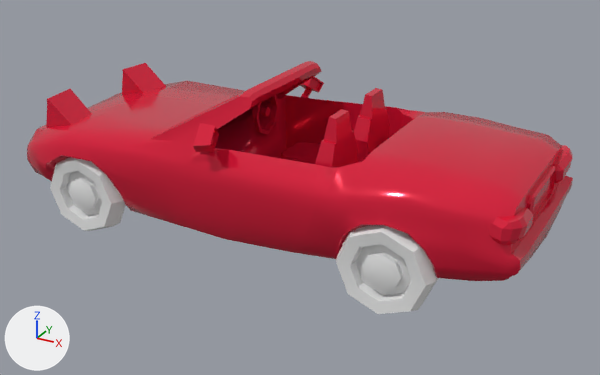
One commit to the FBX model Assets/Art/Models/Cars/Mazda Miata MX5 1995.fbx: the scene before it, then after it.
One viewpoint serves both versions: a 50 mm lens placed at (2.88, -5.03, 2.87), pointed at (0.13, -0.02, 0.37). The lights are fixed; the arrows at lower left show +X, +Y and +Z. The first picture is the older version. Where no turn or scale is listed for an object, it has been applied to the vertices. Vertices at exactly the same position are counted once.

Names of what the first picture shows: 'Body', 'Lights_Front', 'Wheel_BackLeft', 'Wheel_FrontLeft'.
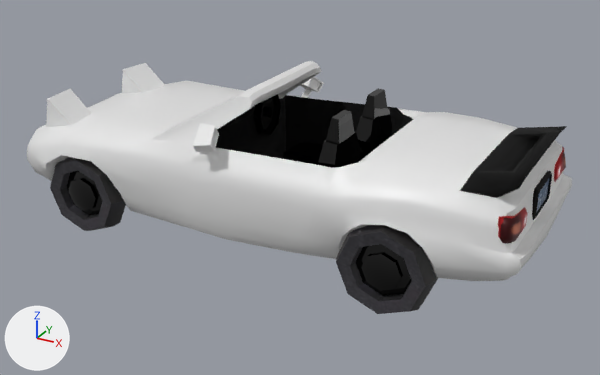
Pixel boxes [x1, y1, x2, y2] of what changed, in the pictures (600 x 375 px; the box of a moved part takes in the faces that stretch with it):
'Body', reshaped
    before: [27, 61, 573, 281]
    after: [27, 61, 572, 281]
part 1 of me_cylinder_011, recoloured (white to black)
    both: [50, 157, 126, 231]
part 2 of me_cylinder_011, recoloured (white to black)
    both: [67, 171, 102, 215]
part 3 of me_cube_053, recoloured (red to white)
    both: [46, 89, 92, 127]
part 4 of me_cube_053, recoloured (red to white)
    both: [122, 63, 165, 94]
part 5 of me_cube_055, moved or reshaped
    before: [528, 165, 556, 223]
    after: [532, 171, 552, 220]
part 6 of me_cube_055, moved or reshaped
    before: [315, 109, 358, 168]
    after: [318, 110, 360, 168]
part 7 of me_cube_055, moved or reshaped
    before: [281, 88, 390, 164]
    after: [283, 88, 392, 165]
part 8 of me_cube_055, moved or reshaped
    before: [261, 106, 270, 117]
    after: [263, 107, 272, 117]
part 9 of me_cube_055, moved or reshaped
    before: [252, 95, 279, 135]
    after: [253, 94, 281, 135]
part 10 of me_cube_055, moved or reshaped
    before: [406, 145, 573, 281]
    after: [406, 126, 572, 281]
part 11 of me_cube_055, recoloured (red to white)
    both: [27, 61, 572, 281]
part 12 of me_cube_055, recoloured (red to black)
    both: [216, 95, 413, 158]
part 13 of me_cylinder_014, recoloured (white to black)
    both: [336, 225, 438, 314]
part 14 of me_cylinder_014, recoloured (white to black)
    both: [356, 244, 412, 296]

The change, as a diff of the scene's bpy script:
```diff
--- a/Assets/Art/Models/Cars/Mazda Miata MX5 1995.fbx.py
+++ b/Assets/Art/Models/Cars/Mazda Miata MX5 1995.fbx.py
@@ mat_spoiler @@
+mat_spoiler = principled_material('Spoiler')
+mat_spoiler.base_color = (0.0, 0.0, 0.0)  # black #000000
+mat_spoiler.metallic = 0.282
+mat_spoiler.roughness = 1.0
@@ mat_redcar @@
+mat_redcar = principled_material('RedCar')
+mat_redcar.base_color = (0.8, 0.8, 0.8)  # white #e7e7e7
+mat_redcar.roughness = 0.4
@@ me_cylinder_011 @@
 me_cylinder_011.from_pydata(...)  # 72 vertices, 66 faces; spans x -0.336..0.336, y -0.067..0.156, z -0.325..0.325
+# me_cylinder_011 part 1: 41 of the faces centred in x -0.287..0.287, y -0.062..0.156, z -0.277..0.277 switch from no material to mat_blackboard (picture img_blackboard_texture_jpg)
+# me_cylinder_011 part 2: all 25 faces centred in x -0.143..0.143, y -0.062..-0.006, z -0.138..0.138 switch from no material to mat_carwindow_001 (black #000000)
@@ me_cylinder_014 @@
 me_cylinder_014.from_pydata(...)  # 72 vertices, 66 faces; spans x -0.336..0.336, y -0.067..0.156, z -0.325..0.325
+# me_cylinder_014 part 13: 41 of the faces centred in x -0.287..0.287, y -0.062..0.156, z -0.277..0.277 switch from no material to mat_blackboard (picture img_blackboard_texture_jpg)
+# me_cylinder_014 part 14: all 25 faces centred in x -0.143..0.143, y -0.062..-0.006, z -0.138..0.138 switch from no material to mat_carwindow_001 (black #000000)
@@ me_cube_055 @@
-me_cube_055.from_pydata(...)  # 1042 vertices, 997 faces; spans x -2.03..1.96, y -0.86..0.86, z 0.17..1.21
+me_cube_055.from_pydata(...)  # 1096 vertices, 1021 faces; spans x -2.03..1.96, y -0.86..0.86, z 0.17..1.21
+# me_cube_055 part 5: the loose piece of 40 vertices spanning x 1.87..1.9, y -0.31..0.31, z 0.58..0.79 is scaled about its middle by (1, 0.623, 1)
+# me_cube_055 part 6: the loose piece of 78 vertices spanning x -0.14..0.68, y -0.5..-0.07, z 0.38..1.1 is moved by (0.02, 0.0, 0.0), in mat_carwindow_001 (black #000000)
+# me_cube_055 part 7: the loose piece of 78 vertices spanning x -0.14..0.68, y 0.07..0.5, z 0.38..1.1 is moved by (0.02, 0.0, 0.0), in mat_carwindow_001 (black #000000)
+# me_cube_055 part 8: the loose piece of 16 vertices spanning x -0.37..-0.33, y 0.25..0.32, z 0.76..0.84 is moved by (0.02, 0.0, 0.0)
+# me_cube_055 part 9: the loose piece of 32 vertices spanning x -0.37..-0.33, y 0.11..0.45, z 0.61..0.99 is moved by (0.02, 0.0, 0.0), in mat_carwindow_001 (black #000000)
+# me_cube_055 part 10: 16 vertices moved from x 1.4..1.95, y -0.79..0.79, z 0.47..0.79 to x 1.4..1.95, y -0.81..0.81, z 0.47..0.79; 53 vertices removed from x 1.75..1.95, y -0.75..0.75, z 0.61..0.79; 107 vertices added at x 1.56..1.91, y -0.71..0.71, z 0.61..0.98
+# me_cube_055 part 11: 625 faces spanning x -2.03..1.96, y -0.86..0.86, z 0.17..1.21 switch from mat_redcar_001 (red #e71c3f) to mat_redcar (white #e7e7e7)
+# me_cube_055 part 12: 54 faces spanning x -0.86..0.79, y -0.67..0.67, z 0.24..0.88 switch from mat_redcar_001 (red #e71c3f) to mat_spoiler (black #000000)
 me_cube_055.materials.append(mat_carwindow_001)
+me_cube_055.materials.append(mat_lights)  # picture img_lights_base_color
+me_cube_055.materials.append(mat_license_plate)  # picture img_license_plate_jpg
@@ me_cube_053 @@
 me_cube_053.from_pydata(...)  # 96 vertices, 88 faces; spans x -0.099..0.195, y -0.601..0.601, z -0.107..0.132
-me_cube_053.materials.append(mat_carwindow_001)  # black #000000
+# me_cube_053 part 3: 19 of the faces centred in x -0.061..0.189, y -0.591..-0.32, z -0.082..0.126 switch from mat_redcar_001 (red #e71c3f) to mat_redcar (white #e7e7e7)
+# me_cube_053 part 4: 9 of the faces centred in x -0.061..0.181, y 0.32..0.458, z -0.08..0.126 switch from mat_redcar_001 (red #e71c3f) to mat_redcar (white #e7e7e7)
+me_cube_053.materials.append(mat_blackboard)  # picture img_blackboard_texture_jpg
+me_cube_053.materials.append(mat_lights)  # picture img_lights_base_color
```
